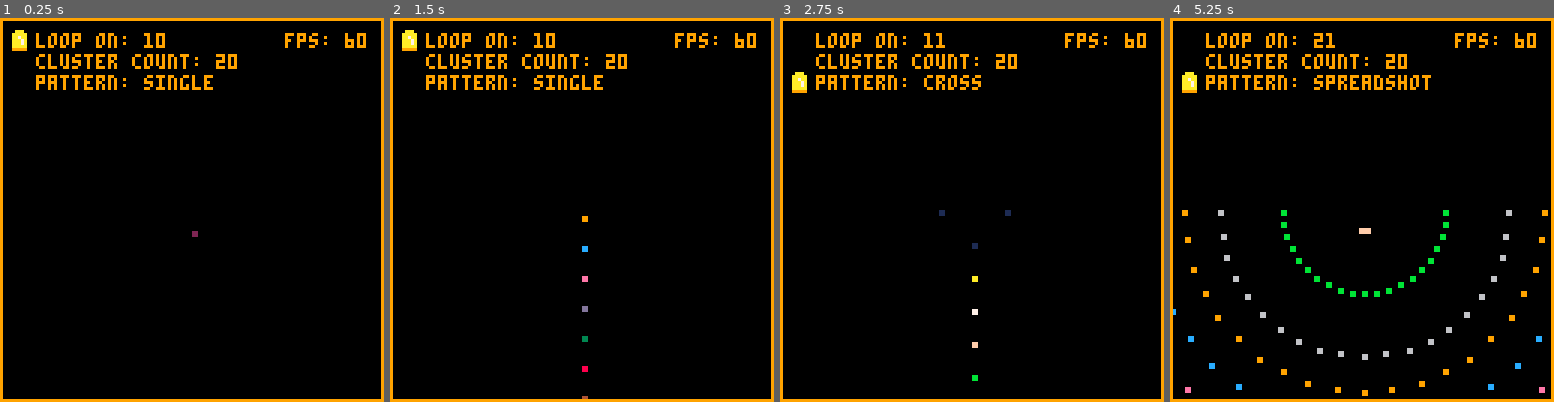
Above: before the commit, frames 1-4 (left to right).
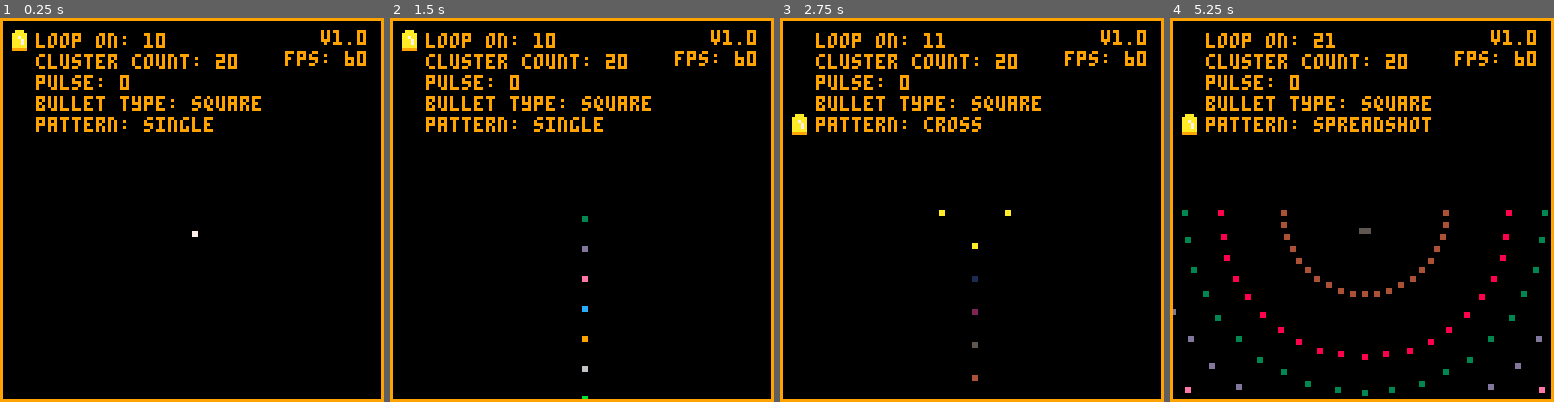
Above: after the commit, the same moments.

Repository: rustybailey/bullet_pattern_tester
Game: PICO-8 cartridge bullet_pattern_tester.p8
The game is run twice, just before and just after one commit, with the same random seed, the same clock (stepped at 60 frames per second) and the same inputs.
Inputs:
- Up to frame 1 (0.25 s): no input
- Up to frame 2 (1.5 s): no input
- Up to frame 3 (2.75 s): hold Right 1.6-2.1 s; hold Up 2.15-2.42 s; hold Right from 2.47 s (still down)
- Up to frame 4 (5.25 s): release Right at 3.03 s; hold Left 3.08-3.58 s; hold Down 3.63-3.97 s; hold Right 4.02-4.68 s; hold Up 4.73-5.03 s; hold Left from 5.08 s (still down)

The runs differ from the first frame. In frame 1, 3.1% of the frame differs, in the area x 9-96%, y 3-58%; in frame 2, 3.2%; in frame 3, 3.6%; in frame 4, 5.8%, in the area x 0-99%, y 3-99%.

Commit message:
Add different bullet types, pulse option, switch colors from light to dark, add version.

Diff:
--- a/bullet_pattern_tester.p8
+++ b/bullet_pattern_tester.p8
@@ -19,11 +19,22 @@
       end
     end,
     draw = function(self)
-      rectfill(self.x, self.y, self.x + 1, self.y + 1, self.color)
+      if (current_bullet_type == 1) then
+        rectfill(self.x, self.y, self.x + 1, self.y + 1, self.color)
+      end
+
+      if (current_bullet_type == 2) then
+        circfill(self.x, self.y, self.r, self.color)
+      end
+
+      if (current_bullet_type == 3) then
+        spr(6, self.x - 3, self.y - 3)
+      end
     end
   }
 end
 bullets = {}
+bullet_types = { 'square', 'circle', 'sprite' }
 
 -- todo: rename to grouping?
 -- todo: add pulse/burst frequency
@@ -111,6 +122,43 @@
       end,
       draw = function(self, x, y)
         print('cluster count: ' .. max_cluster_count, x, y, text_color)
+      end
+    },
+    {
+      name = "pulse",
+      decrement = function(self)
+        pulse -= 1
+        if (pulse < 0) then
+          pulse = 0
+        end
+        pulse_count = 0
+        pulse_off = false
+      end,
+      increment = function(self)
+        pulse += 1
+        pulse_count = 0
+        pulse_off = false
+      end,
+      draw = function(self, x, y)
+        print('pulse: ' .. pulse, x, y, text_color)
+      end
+    },
+    {
+      name = "bullet type",
+      decrement = function(self)
+        current_bullet_type -= 1
+        if (current_bullet_type <= 0) then
+          current_bullet_type = #bullet_types
+        end
+      end,
+      increment = function(self)
+        current_bullet_type += 1
+        if (current_bullet_type > #bullet_types) then
+          current_bullet_type = 1
+        end
+      end,
+      draw = function(self, x, y)
+        print('bullet type: ' .. bullet_types[current_bullet_type], x, y, text_color)
       end
     },
     {
@@ -202,29 +250,45 @@
 }
 
 function _init()
+  version = 'v1.0'
+
   counter = 1
   current_color = 1
   current_pattern = 1
+
   text_color = 9
 
+  pulse = 0
+  pulse_count = 0
+  pulse_off = false
   max_counter = 10
   max_cluster_count = 20
   colors_dark_to_light = {1,2,5,4,8,3,13,14,12,9,6,11,15,7,10}
+  colors_light_to_dark = {10,7,15,11,6,9,12,14,13,3,8,4,5,2,1}
+  current_bullet_type = 1
 end
 
 function _update60()
   menu:update()
 
-  -- todo: change counter to loop through 60 frames, make different var for frequency?
   counter += 1
   if (counter > max_counter) then
     counter = 1
-    current_color += 1
-    if (current_color > #colors_dark_to_light) then
-      current_color = 1
-    end
-
-    make_bullet_pattern(max_cluster_count, colors_dark_to_light[current_color], current_pattern)
+    pulse_count += 1
+    if (pulse_count == pulse) then
+      pulse_off = not pulse_off
+      pulse_count = 0
+    end
+
+    if (not pulse_off) then
+      current_color += 1
+
+      if (current_color > #colors_light_to_dark) then
+        current_color = 1
+      end
+
+      make_bullet_pattern(max_cluster_count, colors_light_to_dark[current_color], current_pattern)
+    end
   end
 
   for bullet in all(bullets) do
@@ -239,18 +303,19 @@
     bullet:draw()
   end
 
-  print('fps: ' .. stat(7), 95, 5, text_color)
+  print(version, 127 - (#version * 4) - 4, 4, text_color)
+  print('fps: ' .. stat(7), 95, 11, text_color)
 
   menu:draw()
   rect(0, 0, 127, 127, text_color)
 end
 
 __gfx__
-0000000000000000000a0000000c00000a0000000aaa000000000000000000000000000000000000000000000000000000000000000000000000000000000000
-000000000000000000aaa00000ccc000aaa00000aaaaa00000000000000000000000000000000000000000000000000000000000000000000000000000000000
-007007000000000000aaa00000ccc000aa700000aa7aa00000000000000000000000000000000000000000000000000000000000000000000000000000000000
-00077000000000000aa7aa000cc7cc00aa700000aaa7a00000000000000000000000000000000000000000000000000000000000000000000000000000000000
-00077000000000000aaa7a000ccc7c00aaa00000aaa7a00000000000000000000000000000000000000000000000000000000000000000000000000000000000
-00700700000000000aaa7a000ccc7c0099900000aaaaa00000000000000000000000000000000000000000000000000000000000000000000000000000000000
+0000000000000000000a0000000c00000a0000000aaa000004444000000000000000000000000000000000000000000000000000000000000000000000000000
+000000000000000000aaa00000ccc000aaa00000aaaaa00044474400000000000000000000000000000000000000000000000000000000000000000000000000
+007007000000000000aaa00000ccc000aa700000aa7aa00044447400000000000000000000000000000000000000000000000000000000000000000000000000
+00077000000000000aa7aa000cc7cc00aa700000aaa7a00044447400000000000000000000000000000000000000000000000000000000000000000000000000
+00077000000000000aaa7a000ccc7c00aaa00000aaa7a00044444400000000000000000000000000000000000000000000000000000000000000000000000000
+00700700000000000aaa7a000ccc7c0099900000aaaaa00004444000000000000000000000000000000000000000000000000000000000000000000000000000
 00000000000000000aaaaa000ccccc00000000009999900000000000000000000000000000000000000000000000000000000000000000000000000000000000
 0000000000000000099999000ddddd00000000000000000000000000000000000000000000000000000000000000000000000000000000000000000000000000
